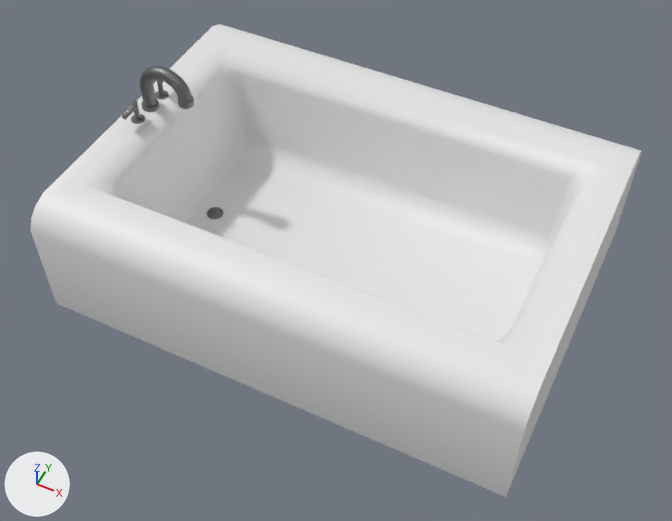
What one commit did to the FBX model PopQuiz/Assets/Art/GGJ25-popq_bathtub.fbx.
Both versions are drawn from a 50 mm camera at (4.14, -8.63, 9.59) aimed at (0.14, -0.63, -0.41). Every picture has the same lights, and +X, +Y and +Z are marked at lower left. Vertices at the same position are counted once.

In view in the first picture: 'tub'.
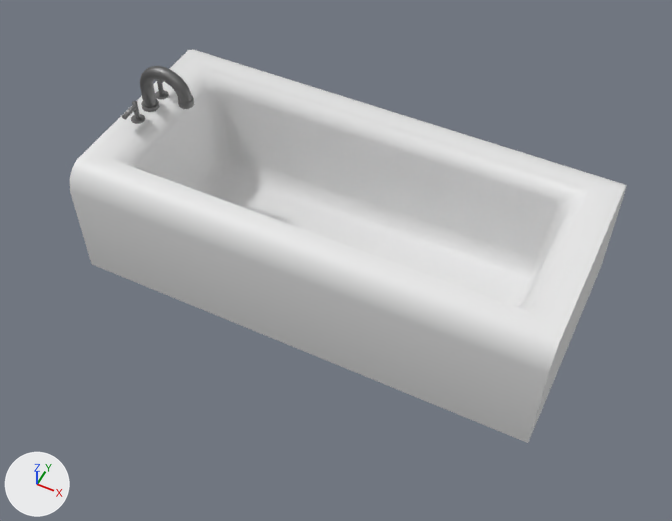
Edits to the bpy script that builds the scene:
```text
Change me_cube_004:
    where me_cube_004.from_pydata(...)  # 1344 vertices, 1159 faces; spans x -3.54..3.54, y -2.61..2.61, z -1.23..1.52
    used by ob_tub; location = (0.0, 0.0, 0.0)
    me_cube_004 part 1: the loose piece of 96 vertices spanning x -3.54..3.54, y -2.61..2.61, z -1.23..0.71 is scaled about its middle by (1, 0.665, 1)
```

What differs and where, as boxes (x1, y1, x2, y2) in the pictures (672 x 521 px):
'tub', reshaped (9% narrower, 17% shorter): before (30, 24, 642, 497); after (70, 49, 627, 443)
